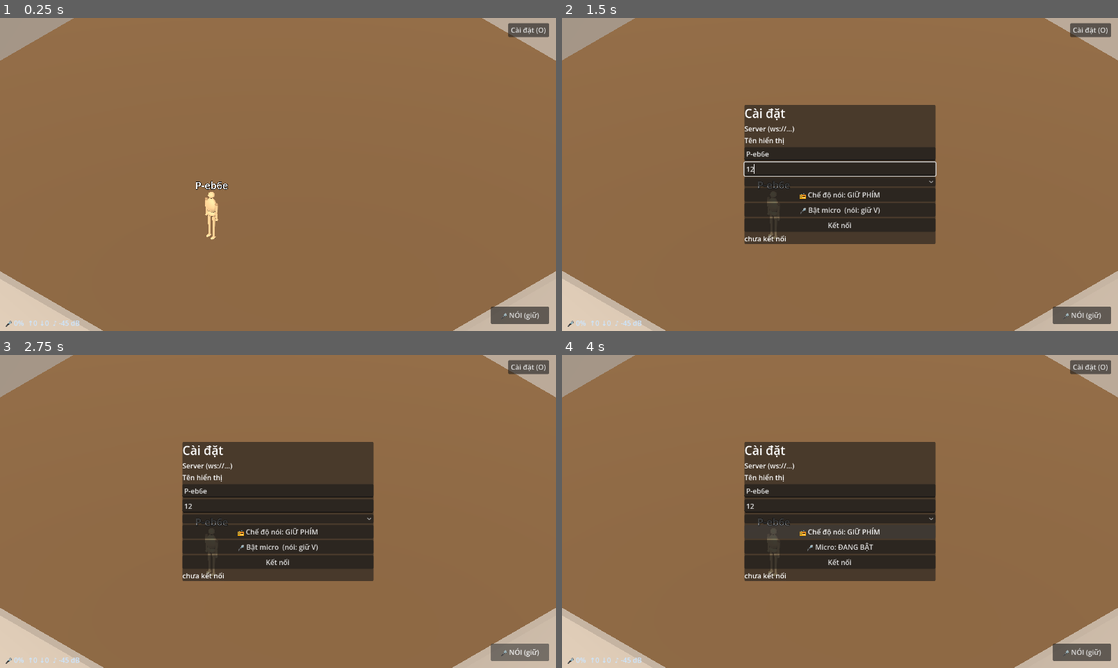
Above: before the commit, frames 1-4 (two rows, left to right).
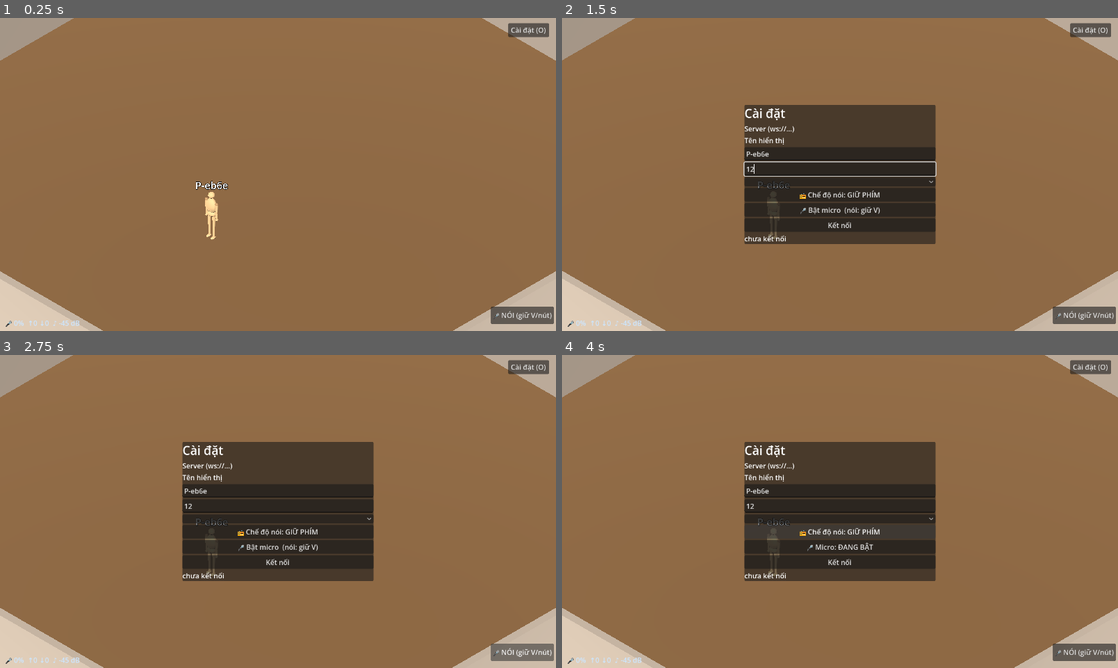
Above: after the commit, the same moments.

Repository: hieubqdsm/crime-in-clock-tower
Game: Godot game, scene res://scenes/main/Main.tscn
The game is run twice, just before and just after one commit, with the same random seed, the same clock (stepped at 60 frames per second) and the same inputs.
Inputs (mouse positions are in pixels of both pictures, inside the frame that each line leads up to):
- Up to frame 1 (0.25 s): no input
- Up to frame 2 (1.5 s): click "Cài đặt (O)" at 0.5 s; click (840, 168) at 1.27 s; type "12" at 1.35 s
- Up to frame 3 (2.75 s): click "🎤 NÓI (giữ)" (after the commit: "🎤 NÓI (giữ V/nút)") at 2 s
- Up to frame 4 (4 s): click "📻 Chế độ nói: GIỮ PHÍM" at 2.75 s; click "📻 Chế độ nói: LUÔN BẬT" at 3.5 s

The runs differ from the first frame. In frame 1, 0.2% of the frame differs, in the area x 88-100%, y 92-98%; in frame 2, 0.2%; in frame 3, 0.2%; in frame 4, 0.2%.
Error in both runs: Invalid call. Nonexistent function 'get_frames' in base 'AudioEffectCapture'. (res://scenes/net/voice_capture.gd:283)

Commit message:
F-004 UI: talk button always shows current mode (LIVE amber = always-on, white = push-to-talk, green = transmitting)

Diff:
--- a/scenes/main/options_ui.gd
+++ b/scenes/main/options_ui.gd
@@ -25,6 +25,7 @@
 @onready var _mode_btn: Button = $Panel/VBox/TalkModeBtn
 
 var _open_mic := false
+var _transmitting := false
 @onready var _connect_btn: Button = $Panel/VBox/ConnectBtn
 @onready var _status: Label = $Panel/VBox/Status
 
@@ -97,11 +98,22 @@
 func set_open_mic(v: bool) -> void:
 	_open_mic = v
 	_mode_btn.text = "📻 Chế độ nói: LUÔN BẬT" if _open_mic else "📻 Chế độ nói: GIỮ PHÍM"
+	_refresh_talk_btn()
+
+
+func _refresh_talk_btn() -> void:
+	if _transmitting:
+		_talk_btn.text = "🎤 ĐANG NÓI…"
+		_talk_btn.modulate = Color(0.5, 1.0, 0.5)
+	else:
+		_talk_btn.text = "🎤 LIVE (nói tự động)" if _open_mic else "🎤 NÓI (giữ V/nút)"
+		_talk_btn.modulate = Color(1.0, 0.85, 0.5) if _open_mic else Color.WHITE
 
 
 func set_transmitting(on: bool) -> void:
 	# live indicator on the big talk button (VAD / hold both count)
-	_talk_btn.text = "🎤 ĐANG NÓI…" if on else ("🎤 LIVE (nói tự động)" if _open_mic else "🎤 NÓI (giữ)")
+	_transmitting = on
+	_refresh_talk_btn()
 
 
 func _on_talk_down() -> void:
